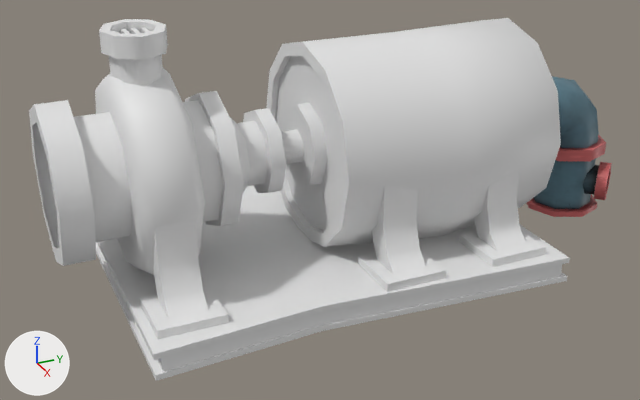
Renders of the FBX model GJL Jam 2022/Assets/Models/Environment/Pump.fbx from each side of a commit.
Camera for both pictures: a 50 mm camera at (6.29, -0.62, 2.62) aimed at (0.07, 2.18, -0.49). The lights are fixed; the arrows at lower left show +X, +Y and +Z. Where no turn or scale is listed for an object, it has been applied to the vertices.

Names of what the first picture shows: 'Support_LP.001'.
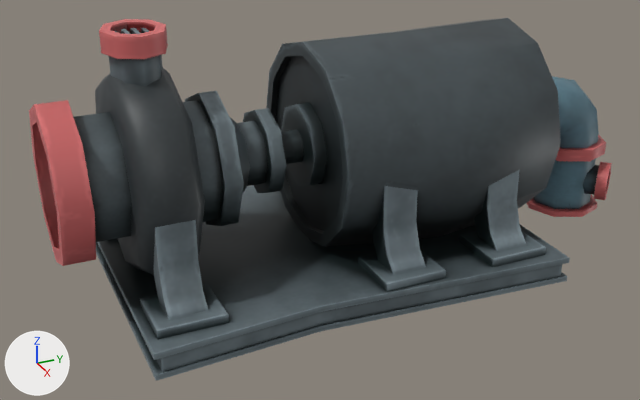
Where the change shows, as pixel boxes [x1, y1, x2, y2] in the pictures (640 x 400 px):
'Support_LP.001', surface changed: [29, 18, 570, 381] in both

What the commit changed:
Picture 'Pump_LP_Pump_AlbedoTransparency.png' (img_pump_lp_pump_albedotransparency_png) is new.
In material 'Pump' (mat_pump), base_color is no longer (0.8, 0.8, 0.8), white #e7e7e7.
In material 'Pump' (mat_pump), texture is now set to img_pump_lp_pump_albedotransparency_png.
